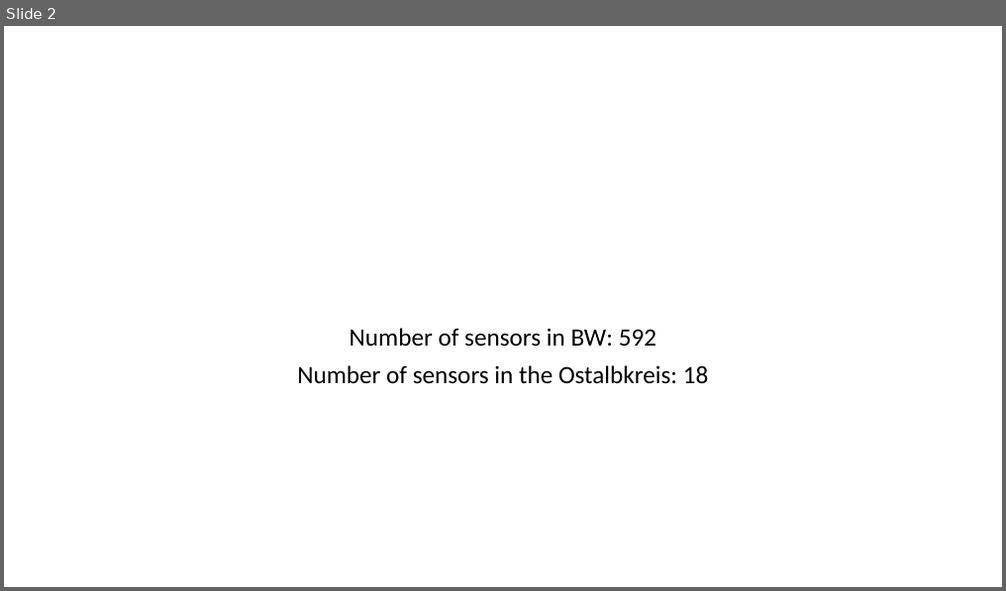
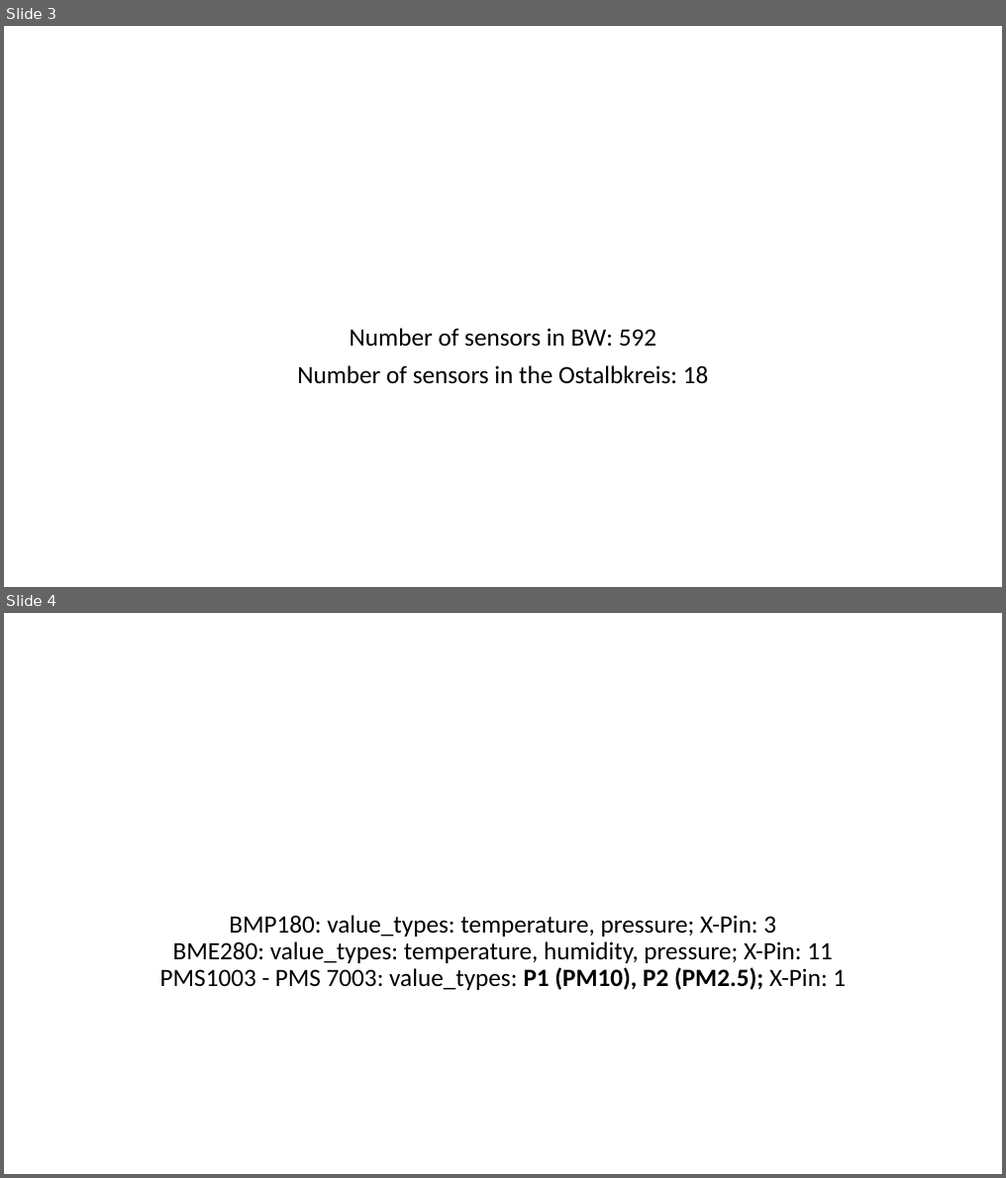
Before and after one commit to BenediktKleppmann/Data-Science-for-Good-Aalen-Analyses, a slide deck: 2019-09-12/about_the_data.pptx. Shown one above the other, each under a label of ours: slide 2 before the commit, slides 3 and 4 after it. The pictures are 1006x591 and 1006x1178 pixels, drawn with LibreOffice and Linux fonts; fonts in the diff are those of the drawing. Boxes give left, top, right and bottom in pixels: in the first picture for what was removed or moved away, otherwise in the second. Text is boxed around its words. In the diff, an @@ line names an element or a change of style, - is before the commit and + after.

```diff
--- a/2019-09-12/about_the_data.pptx
+++ b/2019-09-12/about_the_data.pptx
@@ slide 4 added at [4, 613, 1002, 1174], background #FFFFFF @@
@@ subtitle added at [160, 915, 846, 990], 24 pt, text #000000 @@
+BMP180: value_types: temperature, pressure; X-Pin: 3
+BME280: value_types: temperature, humidity, pressure; X-Pin: 11
+PMS1003 - PMS 7003: value_types: P1 (PM10), P2 (PM2.5); X-Pin: 1
@@ what was slide 2 is now slide 3 @@
```
Also in this commit, not shown: 3 other slides added, 1 other file.
